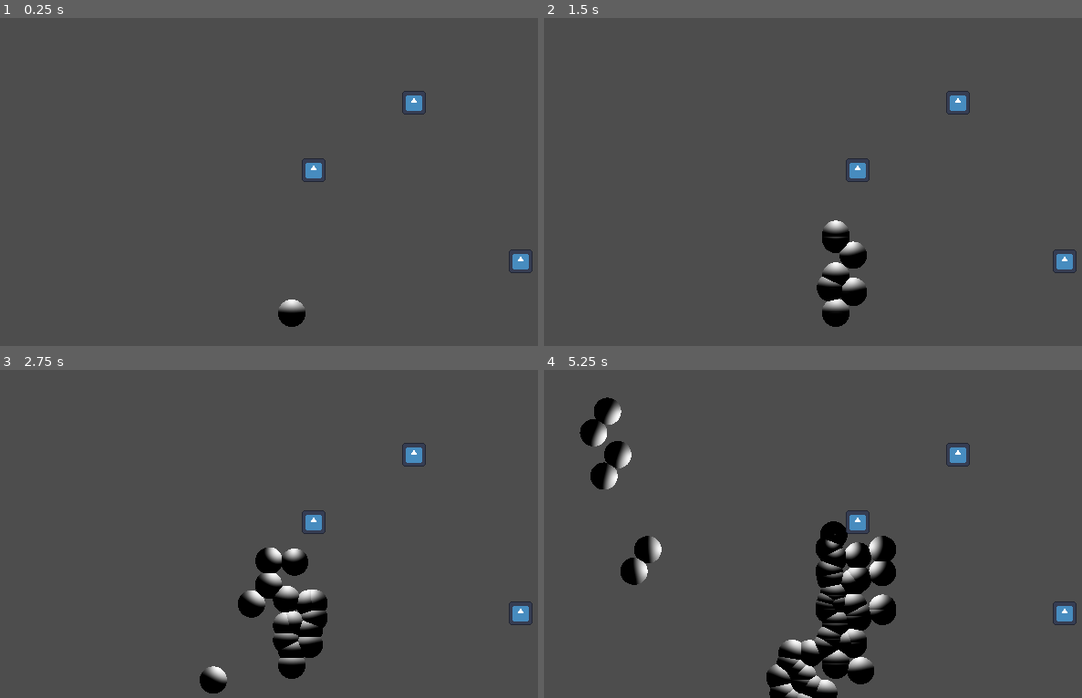
Above: before the commit, frames 1-4 (two rows, left to right).
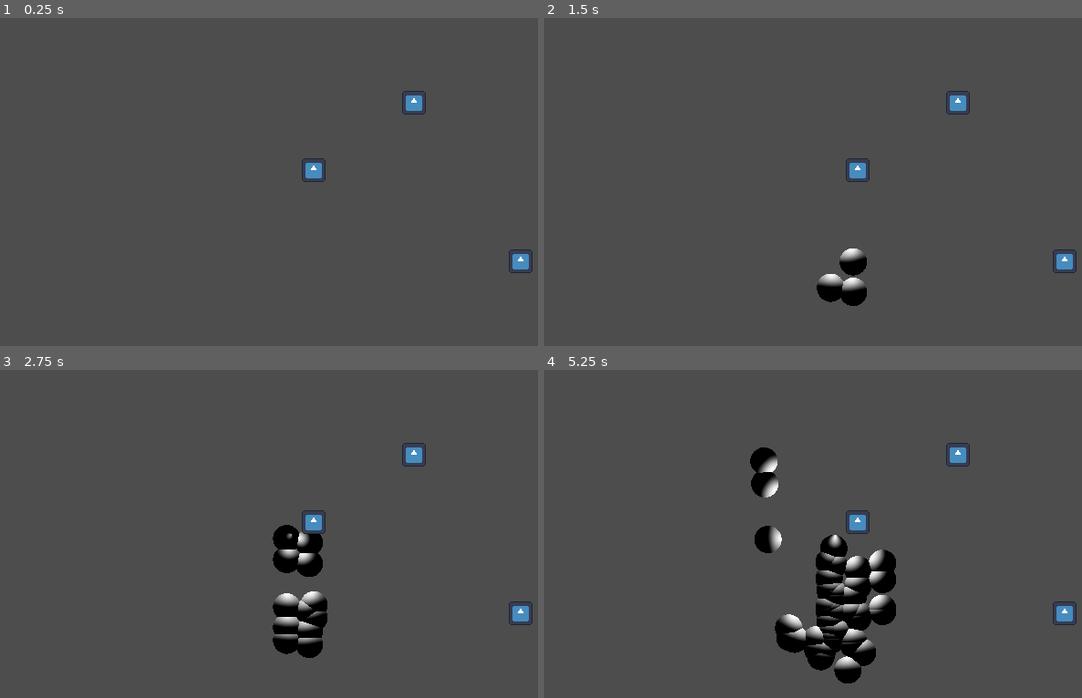
Above: after the commit, the same moments.

Repository: Raattis/ggj25
Game: Godot game, scene res://riku/maailma.tscn
Same seed, same stepped clock (60 frames per second), same inputs: the game is played once before the commit and once after it. The engine's default icon, where the game draws it, is replaced by a stand-in: a white triangle on a blue panel in a dark square.
Inputs (mouse positions are in pixels of both pictures, inside the frame that each line leads up to):
- Up to frame 1 (0.25 s): no input
- Up to frame 2 (1.5 s): tap Enter at 0.5 s; move the mouse to (963, 165) at 0.52 s; hold Space (launch) 0.53-1.28 s; click (963, 165) at 0.8 s; move the mouse to (721, 198) at 1.27 s; click (721, 198) at 1.35 s
- Up to frame 3 (2.75 s): tap Space (launch) at 1.55 s; move the mouse to (349, 461) at 2.02 s; hold Space (launch) from 2.03 s (still down); click (349, 461) at 2.3 s
- Up to frame 4 (5.25 s): move the mouse to (807, 599) at 2.77 s; release Space (launch) at 2.78 s; click (807, 599) at 2.85 s; tap Space (launch) at 3.05, 4.55 s; move the mouse to (1012, 583) at 3.52 s; hold Space (launch) 3.53-4.28 s; click (1012, 583) at 3.8 s; move the mouse to (662, 484) at 4.27 s; click (662, 484) at 4.35 s; move the mouse to (866, 534) at 5.02 s; hold Space (launch) from 5.03 s (still down)

The runs differ from the first frame. In frame 1, 0.3% of the frame differs, in the area x 51-57%, y 85-95%; in frame 2, 1.2%; in frame 3, 3.2%; in frame 4, 7.7%, in the area x 6-66%, y 8-100%.

Commit message:
muuttujat kursoriin

Diff:
--- a/godot-project/riku/kursori.gd
+++ b/godot-project/riku/kursori.gd
@@ -4,6 +4,10 @@
 @onready var uusi_kupla :Node2D= $"../uusi_kupla"
 const KUPLA_GFX := preload("res://riku/kupla_gfx.tscn")
 const KUPLA_COLL := preload("res://riku/kupla_coll.tscn")
+
+var gravity_scale := -1.0
+var linear_damping := 1.0
+var angular_damping := 0.9
 
 var target_position := Vector2(0,0)
 var was_pressd := false
@@ -50,7 +54,9 @@
 	get_parent().move_child(new, target.get_index())
 	new.collision_layer = 2
 	new.collision_mask = ((1<<8)-1) & ~3
-	new.gravity_scale = -1.0
+	new.gravity_scale = gravity_scale
+	new.linear_damp = linear_damping
+	new.angular_damp = angular_damping
 
 func _input(event: InputEvent):
 	if event.is_action_pressed("launch"):
--- a/godot-project/riku/maailma.tscn
+++ b/godot-project/riku/maailma.tscn
@@ -22,8 +22,10 @@
 script = ExtResource("1_v0xw8")
 
 [node name="kupla_coll" parent="cluster" instance=ExtResource("3_h4tqo")]
+script = null
 
 [node name="kupla_gfx" parent="cluster/kupla_coll" instance=ExtResource("2_cspln")]
+self_modulate = Color(1, 1, 1, 1)
 
 [node name="piikki" parent="." instance=ExtResource("4_h4tqo")]
 position = Vector2(571, 267)
@@ -55,6 +57,7 @@
 [node name="uusi_kupla" type="Node2D" parent="."]
 
 [node name="kupla_gfx" parent="uusi_kupla" instance=ExtResource("2_cspln")]
+self_modulate = Color(1, 1, 1, 1)
 
 [node name="kursori" parent="." instance=ExtResource("1_c3fsg")]
 position = Vector2(378, -80)
Not shown: 1 places in godot-project/riku/kupla_coll.tscn that only renumber resources
Not shown: 1 places in godot-project/riku/kursori.tscn that only renumber resources
